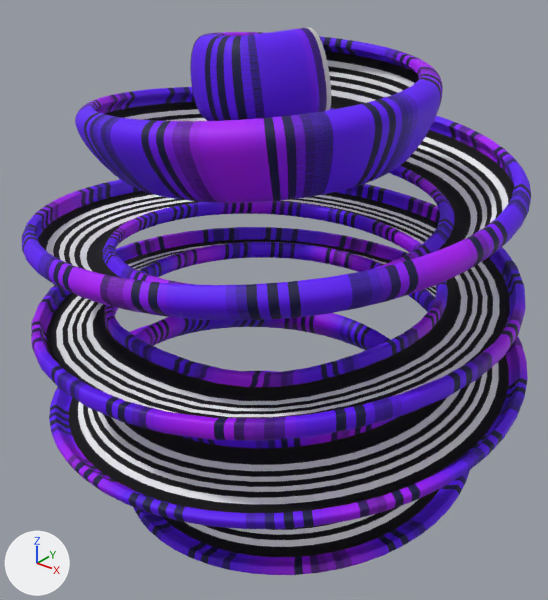
What one commit did to the Blender file Mesh/raceway 6.blend.
The view is the same before and after, from a 50 mm lens placed at (223.0, -285.0, 254.0), pointed at (-2.0, -4.0, 79.0). The lights are fixed; the arrows at lower left show +X, +Y and +Z. The older version comes first.

Script lines for the objects in view, before the commit:
```python
mat_outertrack = principled_material('outerTrack')
mat_outertrack.texture = img_track_6_001
mat_outertrack.roughness = 0.64
me_spiral_003 = bpy.data.meshes.new('Spiral.003')
me_spiral_003.from_pydata(...)  # 2292 vertices, 2290 faces; spans x -2.45..2.46, y -2.46..2.42, z -1.22..4.69
me_spiral_003.polygons.foreach_set('use_smooth', [True] * 2290)
# faces by material slot: [80, 1615, 595]
me_spiral_003.materials.append(mat_ends)  # picture img_track_6_001
me_spiral_003.materials.append(mat_outertrack)  # picture img_track_6_001
me_spiral_003.materials.append(mat_innertrack)  # picture img_track_6_001
ob_raceway_6 = bpy.data.objects.new('Raceway 6', me_spiral_003)
ob_raceway_6.location = (0.0, 0.0, 0.0)
ob_raceway_6.scale = (53.8, 53.8, 46.0)
_m = ob_raceway_6.modifiers.new('Subdivision', 'SUBSURF')
_m.levels = 2
```
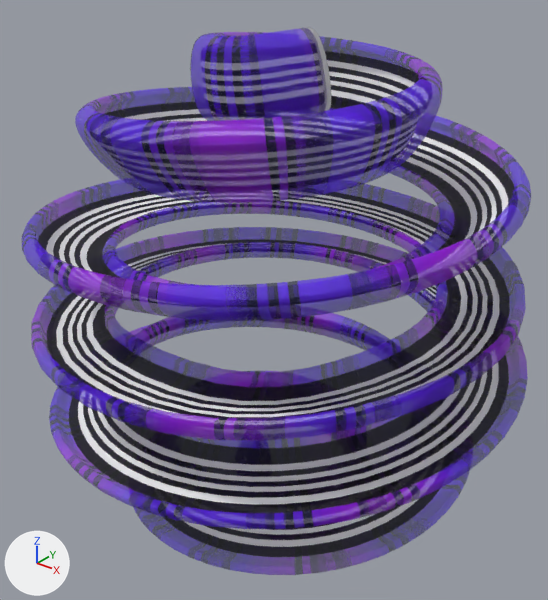
Changed parts and their boxes (x1, y1, x2, y2) in the pictures (548 x 600 px):
'Raceway 6', surface changed: (22, 27, 531, 575) in both

What changed in the scene script:
```text
Change mat_outertrack:
    mat_outertrack.alpha: 1.0 -> 0.484
```
